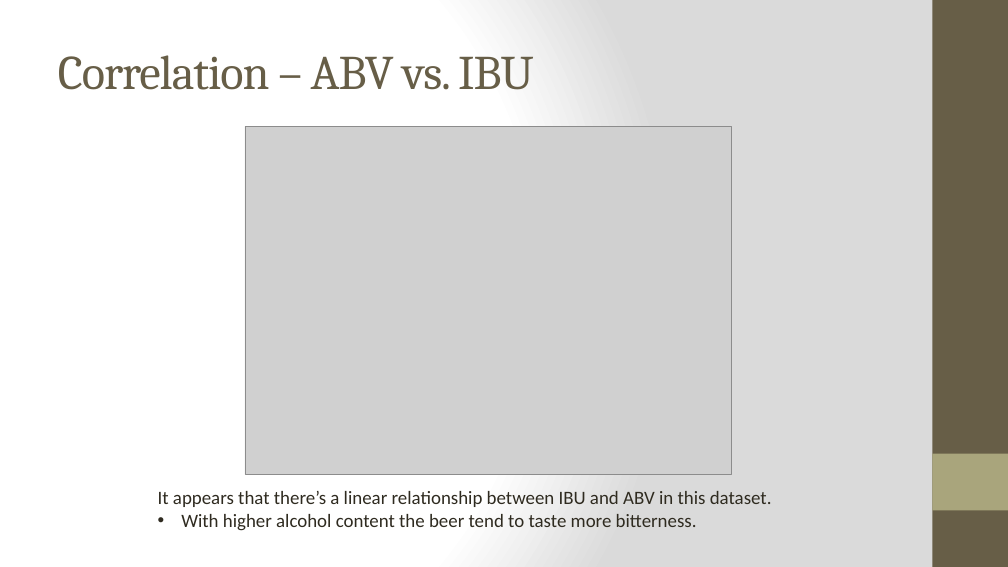
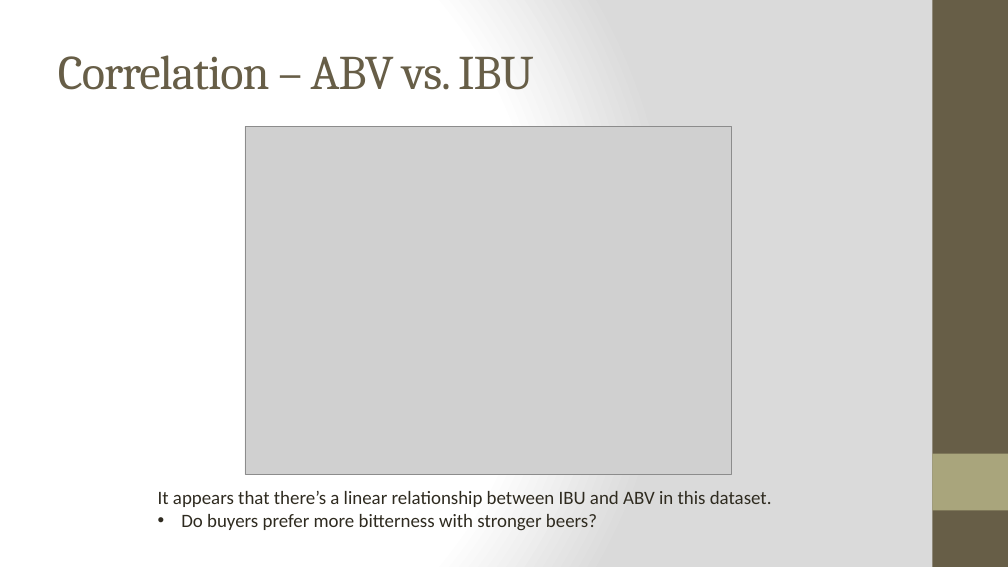
Before and after one commit to bstephan-smu/DDS-project1, a slide deck: slide 9 of Project Presentation_upd1025_new.pptx. Drawn at 1008x567 pixels with LibreOffice and Linux fonts; fonts in the diff are those of the drawing; grey boxes stand for pictures. Boxes give left, top, right and bottom in pixels: in the first picture for what was removed or moved away, otherwise in the second. Text is boxed around its words. In the diff, an @@ line names an element or a change of style, - is before the commit and + after.

```diff
--- a/Project Presentation_upd1025_new.pptx
+++ b/Project Presentation_upd1025_new.pptx
@@ text at [181, 514, 597, 531]: text changed @@
-• With higher alcohol content the beer tend to taste more bitterness.
+• Do buyers prefer more bitterness with stronger beers?
```
Also in this commit, not shown: 10 other slides changed.
